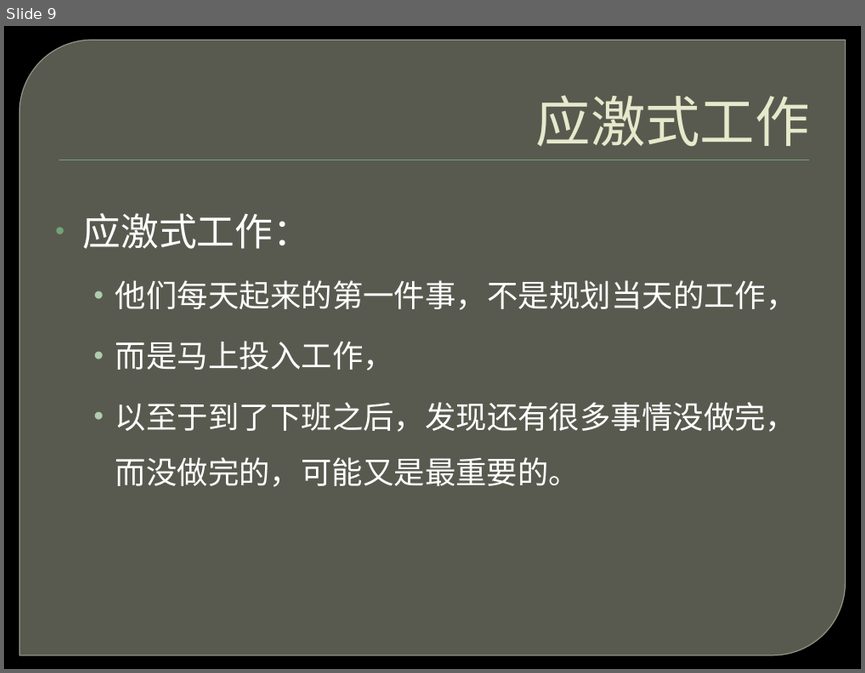
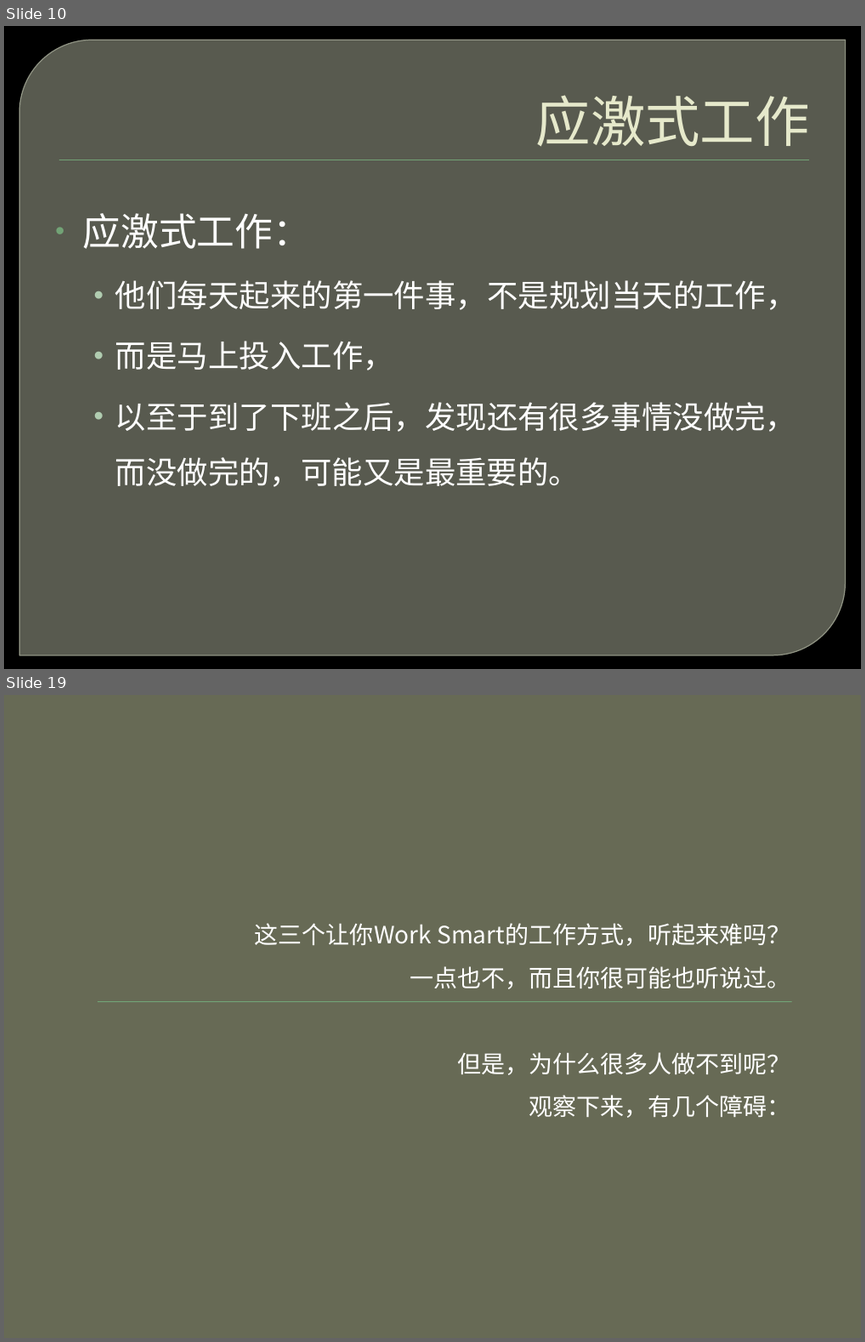
Before and after one commit to ghj1976/lecture, a slide deck: 工作方式/累死你的不是工作，而是工作方式.pptx. Shown one above the other, each under a label of ours: slide 9 before the commit, slides 10 and 19 after it; the slides between them are not shown. The pictures are 865x673 and 865x1342 pixels, drawn with LibreOffice and Linux fonts; fonts in the diff are those of the drawing; background and template pictures are left out. Boxes give left, top, right and bottom in pixels: in the first picture for what was removed or moved away, otherwise in the second. Text is boxed around its words. In the diff, an @@ line names an element or a change of style, - is before the commit and + after.

Commit message:
工作方式和纸飞机游戏ppt

```diff
--- a/工作方式/累死你的不是工作，而是工作方式.pptx
+++ b/工作方式/累死你的不是工作，而是工作方式.pptx
@@ slide 19 added at (4, 695, 861, 1338), background #676A55 @@
@@ text added at (255, 923, 791, 1117), 20 pt, text #FFFFFF @@
+这三个让你Work Smart的工作方式，听起来难吗？
+一点也不，而且你很可能也听说过。
+但是，为什么很多人做不到呢？
+观察下来，有几个障碍：
@@ rectangle added at (98, 1001, 791, 1002), fill #72A376 @@
@@ what was slide 9 is now slide 10 @@
```
Also in this commit, not shown: 9 slides changed, 11 other slides added, 1 slide removed.
